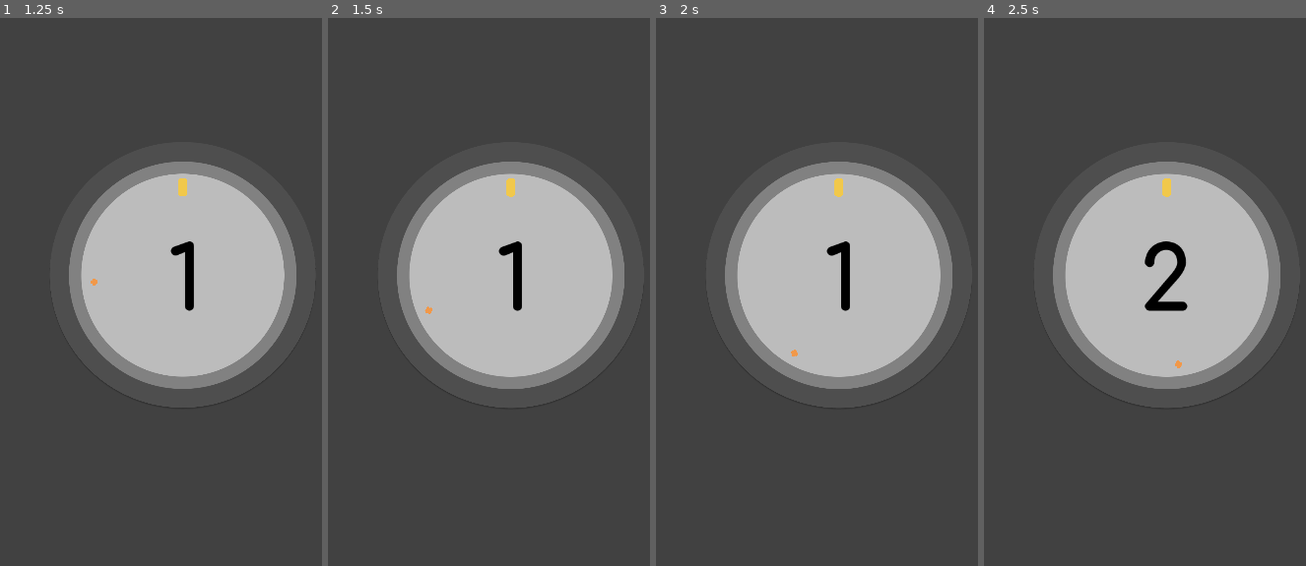
Above: before the commit, frames 1-4 (left to right).
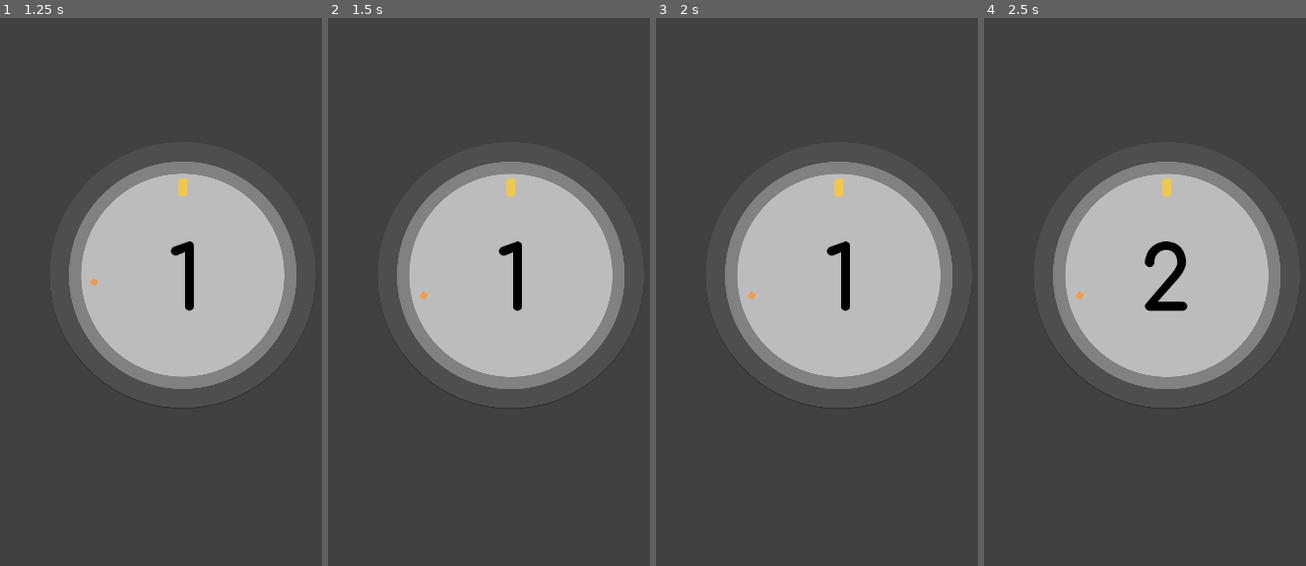
Above: after the commit, the same moments.

Repository: takecare/popthelock
Game: Godot game, scene res://scenes/Start.tscn
Two runs of this game, one before a commit and one after it. Both use one fixed random seed, a clock stepped at 60 frames per second and the inputs below. The engine's default icon, where the game draws it, is replaced by a stand-in: a white triangle on a blue panel in a dark square.
Inputs (mouse positions are in pixels of both pictures, inside the frame that each line leads up to):
- Up to frame 1 (1.25 s): click (183, 538) at 0.5 s
- Up to frame 2 (1.5 s): tap Enter at 1.25 s; move the mouse to (608, 259) at 1.27 s; hold W from 1.28 s (still down); click (608, 259) at 1.35 s
- Up to frame 3 (2 s): keep holding W
- Up to frame 4 (2.5 s): tap Space at 2 s; move the mouse to (1077, 341) at 2.02 s; release W at 2.03 s; hold S from 2.03 s (still down); tap G at 2.1 s

Frame 1 is identical in both runs. In frame 2, less than 0.1% of the frame differs, in the area x 28-33%, y 49-55%; in frame 3, less than 0.1%; in frame 4, less than 0.1%.
Error after the commit: Invalid call. Nonexistent function 'set_rotation_around'. (res://scripts/Target.gd:21)

Commit message:
rename to increase_rotation_around() as it is more indicative of what it actually does

Diff:
--- a/scripts/Crosshair.gd
+++ b/scripts/Crosshair.gd
@@ -22,8 +22,8 @@
 # can say that it's only a hit if the crosshair is overlapping all 3 areas (or 2)
 # instead of just one
 
-func set_rotation_around(point: Vector2, angle: float):
-  .set_rotation_around(point, angle)
+func increase_rotation_around(point: Vector2, angle: float):
+  .increase_rotation_around(point, angle)
 #  print("> XHAIR: set rotation to " + str(angle))
 
 func _on_Target_area_entered(_area: Area2D) -> void:
--- a/scripts/Main.gd
+++ b/scripts/Main.gd
@@ -17,13 +17,14 @@
 const progression = [1, 3, 5, 7, 9, 11, 13]
 
 export(float) var initial_speed = 15
-export(float) var step = 5
+export(float) var rotation_step = 5
 export(float) var yOffset = 74
 
 export(int) var level = 0
 export(int) var count = progression[0]
 
 var is_playing: bool = false
+var should_crosshair_rotate: bool = true
 var crosshair_speed: float = initial_speed
 
 onready var camera: Camera2D = $Camera
@@ -42,14 +43,15 @@
 func _ready() -> void:
   target.position.x = lock.center.global_position.x
   target.position.y = lock.body.rect_global_position.y + yOffset
-  #target.position.y = lock.center.global_position.y - lock.body.rect_size.y / 2 + yOffset
   crosshair.set_position(target.global_position)
   score.center_on(lock_center)
   score.set_score(count)
   randomize()
 
 func _process(delta: float) -> void:
-  crosshair.set_rotation_around(lock_center, step * crosshair_speed * delta * crosshair_rotation_direction)
+  if should_crosshair_rotate:
+    var angle = rotation_step * crosshair_speed * delta * crosshair_rotation_direction
+    crosshair.increase_rotation_around(lock_center, angle)
 
 func _physics_process(_delta: float) -> void:
   pass
@@ -92,6 +94,7 @@
 
 func reset_target() -> void:
   #score.reset()
+  should_crosshair_rotate = false
   target.set_rotation_around(lock_center, 0)
   # ^ it seems that rotation is cumulative so when we call set_rotation_around(x)
   # we're just adding to the rotation that is already there
--- a/scripts/Rotatable.gd
+++ b/scripts/Rotatable.gd
@@ -1,6 +1,6 @@
 extends Area2D
 
-func set_rotation_around(point: Vector2, angle: float):
+func increase_rotation_around(point: Vector2, angle: float):
   var rot = deg2rad(angle)
   global_translate(-point)
   transform = transform.rotated(rot)
